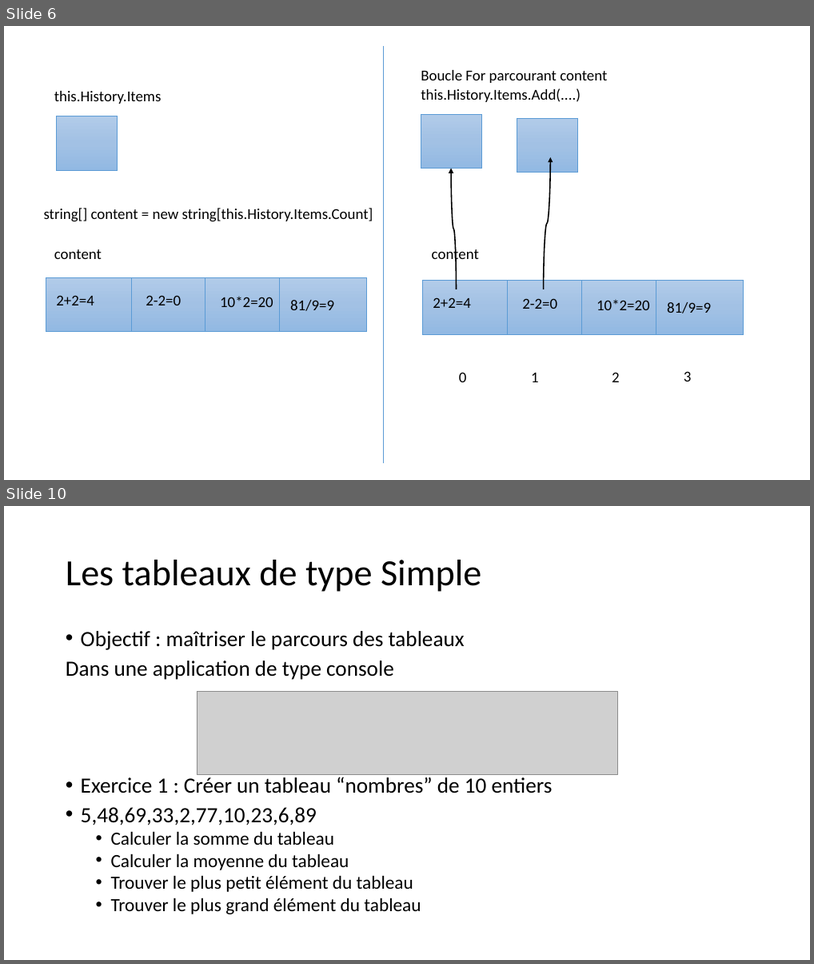
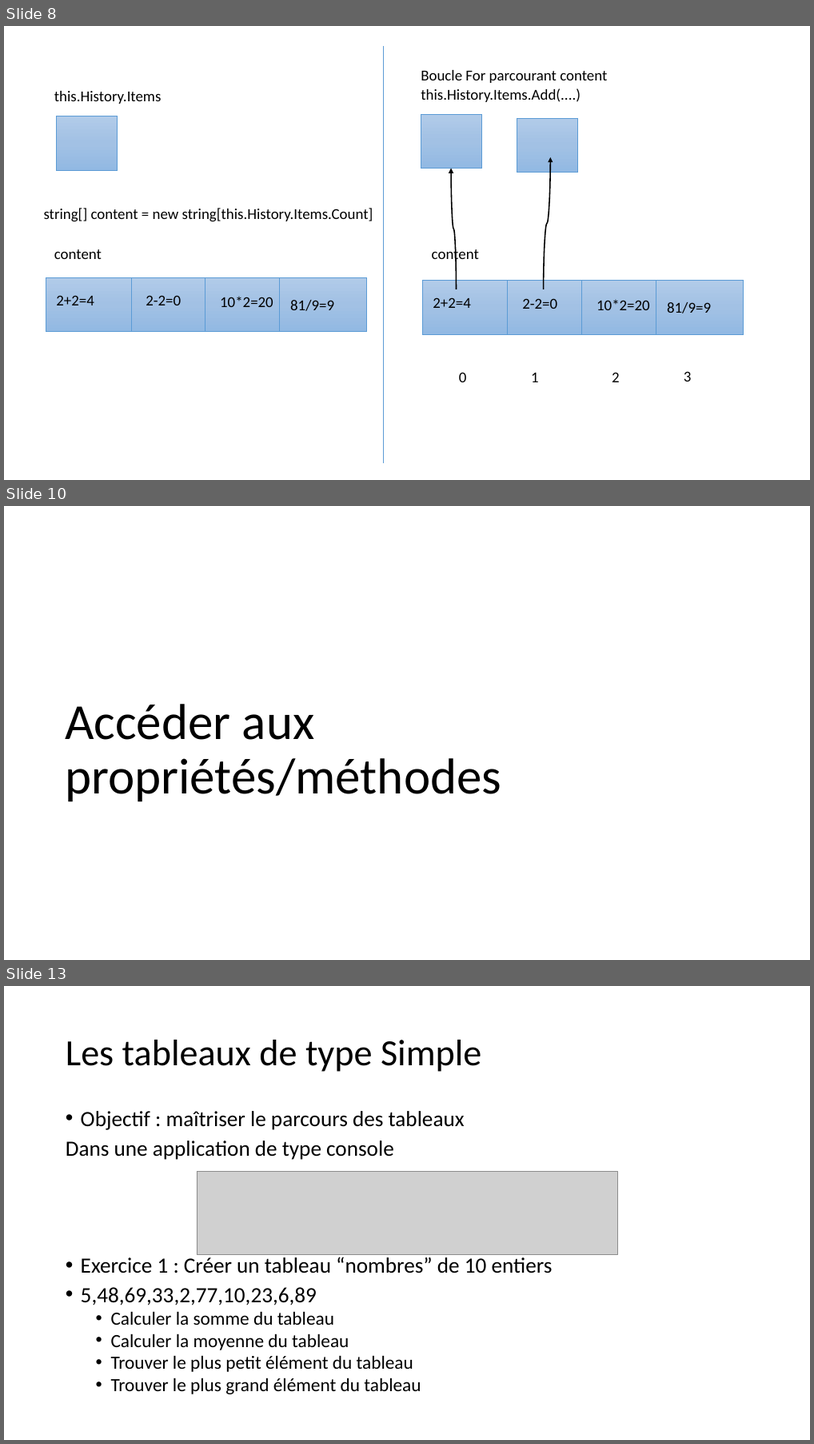
Before and after one commit to ronnykwon/TutoCNAM, a slide deck: Document/Explication.pptx. Shown one above the other, each under a label of ours: slides 6 and 10 before the commit, slides 8, 10 and 13 after it; the slides between them are not shown. The pictures are 814x964 and 814x1444 pixels, drawn with LibreOffice and Linux fonts; fonts in the diff are those of the drawing; grey boxes stand for pictures. Boxes give left, top, right and bottom in pixels: in the first picture for what was removed or moved away, otherwise in the second. Text is boxed around its words. In the diff, an @@ line names an element or a change of style, - is before the commit and + after.

```diff
--- a/Document/Explication.pptx
+++ b/Document/Explication.pptx
@@ slide 10 added at (x1=4, y1=506, x2=810, y2=960), background #FFFFFF @@
@@ title added at (x1=65, y1=704, x2=502, y2=801), 60 pt, text #000000 @@
+Accéder aux propriétés/méthodes
@@ what was slide 6 is now slide 8 @@
@@ what was slide 10 is now slide 13 @@
```
Also in this commit, not shown: 8 slides changed, 9 other slides added, 2 slides removed, 16 other files.
